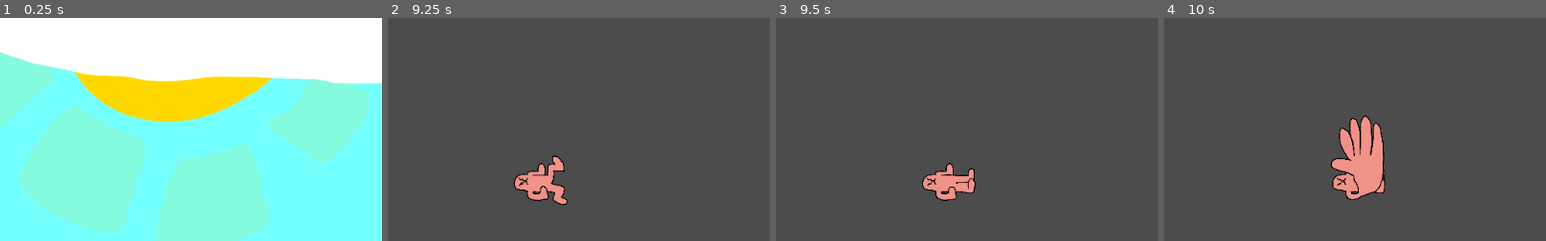
Above: before the commit, frames 1-4 (left to right).
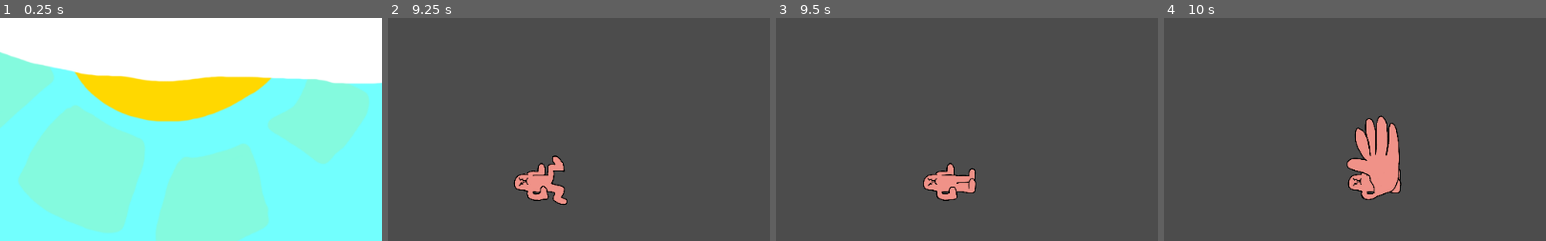
Above: after the commit, the same moments.

Repository: whenbellstoll/KillTheSun
Game: Godot game, scene res://Opening.tscn
The game is run twice, just before and just after one commit, with the same random seed, the same clock (stepped at 60 frames per second) and the same inputs.
Inputs:
- Up to frame 1 (0.25 s): no input
- Up to frame 2 (9.25 s): hold Right (move_right) 0.53-2.03 s; tap Space (slap) at 0.6, 1.35, 2.1, 2.85, 3.5, 3.6, 4.35, 5.1, 5.85, 6.6, 7.35, 8.1, 8.75, 8.85 s; hold Left (move_left) 2.03-2.78 s; tap Enter at 2.75, 6.5 s; hold Right (move_right) 2.78-4.28 s; hold Left (move_left) 4.28-5.03 s; hold Right (move_right) 5.03-5.78 s; hold Left (move_left) 5.78-7.28 s; hold Right (move_right) from 7.28 s (still down)
- Up to frame 3 (9.5 s): keep holding Right (move_right)
- Up to frame 4 (10 s): release Right (move_right) at 9.53 s; hold Left (move_left) from 9.53 s (still down); tap Space (slap) at 9.6 s
The pictures show only the part of the screen within x 31-81%, y 50-100%; the shares and areas given below are measured in that part.

Frames 1-2 are identical in both runs. In frame 3, 0.4% of the frame differs, in the area x 38-53%, y 64-83%; in frame 4, 3.8%, in the area x 43-63%, y 43-82%.

Commit message:
Platform Collision Working

Diff:
--- /dev/null
+++ b/PlatformCollider.tscn
@@ -0,0 +1,18 @@
+[gd_scene load_steps=3 format=2]
+
+[sub_resource type="RectangleShape2D" id=1]
+
+[sub_resource type="RectangleShape2D" id=2]
+
+[node name="StaticBody2D" type="StaticBody2D"]
+collision_layer = 2
+
+[node name="CollisionShape2D" type="CollisionShape2D" parent="."]
+rotation = 1.5708
+shape = SubResource( 1 )
+one_way_collision = true
+
+[node name="CollisionShape2D2" type="CollisionShape2D" parent="."]
+rotation = -1.5708
+shape = SubResource( 2 )
+one_way_collision = true
--- a/Player.tscn
+++ b/Player.tscn
@@ -52,7 +52,7 @@
 "values": [ Vector2( 0, 0 ) ]
 }
 tracks/2/type = "value"
-tracks/2/path = NodePath("SlapCollision:disabled")
+tracks/2/path = NodePath("Area2D/SlapCollision:disabled")
 tracks/2/interp = 1
 tracks/2/loop_wrap = true
 tracks/2/imported = false
@@ -92,7 +92,7 @@
 "values": [ Vector2( 256, 0 ) ]
 }
 tracks/2/type = "value"
-tracks/2/path = NodePath("SlapCollision:disabled")
+tracks/2/path = NodePath("Area2D/SlapCollision:disabled")
 tracks/2/interp = 1
 tracks/2/loop_wrap = true
 tracks/2/imported = false
@@ -108,6 +108,7 @@
 extents = Vector2( 36.5, 32 )
 
 [node name="Player" type="KinematicBody2D"]
+collision_mask = 2
 script = ExtResource( 4 )
 
 [node name="SlapAnimation" type="Timer" parent="."]
@@ -135,7 +136,11 @@
 anims/Run = SubResource( 2 )
 anims/Slap = SubResource( 4 )
 
-[node name="SlapCollision" type="CollisionShape2D" parent="."]
+[node name="Area2D" type="Area2D" parent="."]
+collision_layer = 8
+collision_mask = 4
+
+[node name="SlapCollision" type="CollisionShape2D" parent="Area2D"]
 position = Vector2( -0.0999985, 173 )
 shape = SubResource( 5 )
 disabled = true
@@ -144,7 +149,12 @@
 position = Vector2( 37, 220 )
 enabled = true
 cast_to = Vector2( 6, 0 )
+collision_mask = 2
+collide_with_areas = true
 
 [node name="LeftPlatformDetector" type="RayCast2D" parent="."]
 position = Vector2( -38, 220 )
+enabled = true
 cast_to = Vector2( -6, 0 )
+collision_mask = 2
+collide_with_areas = true
--- a/Scripts/Actor.gd
+++ b/Scripts/Actor.gd
@@ -10,7 +10,7 @@
 
 const FLOOR_NORMAL_LEFT = Vector2.LEFT;
 const FLOOR_NORMAL_RIGHT = Vector2.RIGHT;
-const MAX_HORIZONTAL_VELOCITY = 120;
+const MAX_HORIZONTAL_VELOCITY = 300;
 
 var _velocity = Vector2.ZERO
 
--- a/Scripts/Player.gd
+++ b/Scripts/Player.gd
@@ -66,12 +66,18 @@
 	var is_on_platform = right_platform_detector.is_colliding() || left_platform_detector.is_colliding()
 	if _velocity.x >= 0:
 		_velocity = move_and_slide_with_snap(
-			_velocity, snap_vector, FLOOR_NORMAL_LEFT, not is_on_platform, 4, 0.9, false
+			_velocity, snap_vector, FLOOR_NORMAL_LEFT, not right_platform_detector.is_colliding(), 4, 0.9, false
 		)
+		if right_platform_detector.is_colliding():
+			_velocity.x = -150
+			sprite.flip_v = false
 	else:
 		_velocity = move_and_slide_with_snap(
-			_velocity, snap_vector, FLOOR_NORMAL_RIGHT, not is_on_platform, 4, 0.9, false
+			_velocity, snap_vector, FLOOR_NORMAL_RIGHT, not left_platform_detector.is_colliding(), 4, 0.9, false
 		)
+		if left_platform_detector.is_colliding():
+			_velocity.x = 150
+			sprite.flip_v = true
 
 	# We use the sprite's scale to store Robi’s look direction which allows us to shoot
 	# bullets forward.
